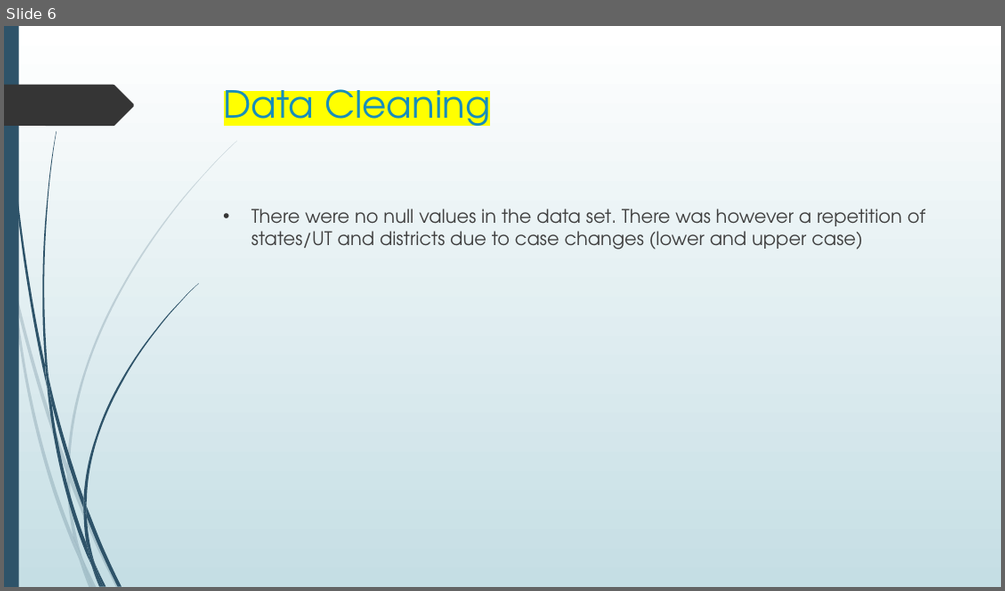
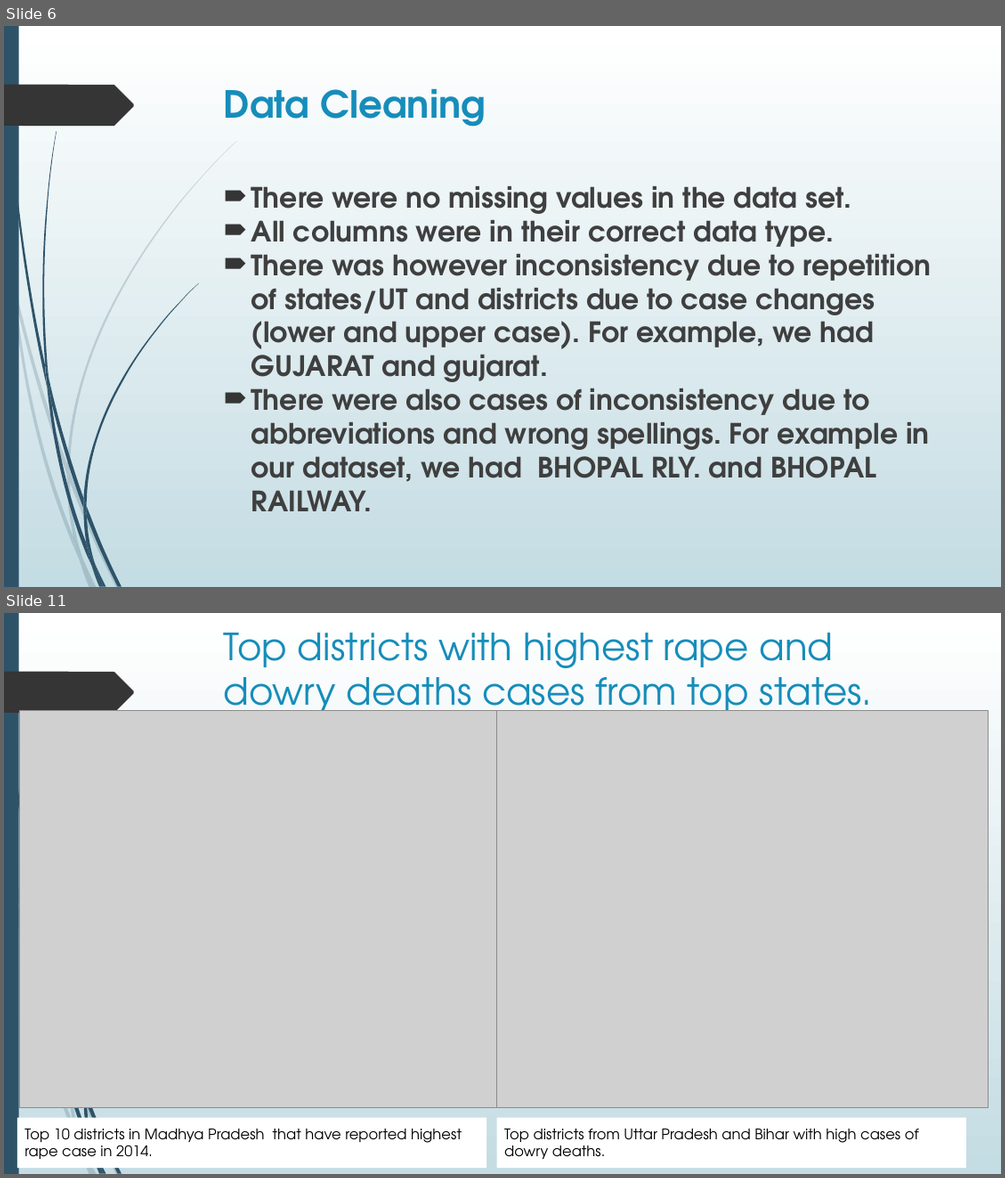
Before and after one commit to apacheteam/Crime-Against-Women-PP22-C623-APACHE-TEAM, a slide deck: PPT.pptx. Shown one above the other, each under a label of ours: slide 6 before the commit, slides 6 and 11 after it; the slides between them are not shown. The pictures are 1005x591 and 1005x1178 pixels, drawn with LibreOffice and Linux fonts; fonts in the diff are those of the drawing; grey boxes stand for pictures. Boxes give left, top, right and bottom in pixels: in the first picture for what was removed or moved away, otherwise in the second. Text is boxed around its words. In the diff, an @@ line names an element or a change of style, - is before the commit and + after.

```diff
--- a/PPT.pptx
+++ b/PPT.pptx
@@ slide 11 added at (4,613,1001,1174), background gradient #FFFFFF to #C4DCE3; not listed: 17 template elements that a slide beside it also shows @@
@@ title added at (223,633,873,722), 36 pt, text #168DBA @@
+Top districts with highest rape and dowry deaths cases from top states.
@@ picture added at (19,710,497,1108) @@
@@ picture added at (497,710,988,1108) @@
@@ rectangle added at (17,1118,487,1167), fill #FFFFFF, 14 pt, text #000000 @@
+Top 10 districts in Madhya Pradesh that have reported highest rape case in 2014.
@@ rectangle added at (497,1118,966,1167), fill #FFFFFF, 14 pt, text #000000 @@
+Top districts from Uttar Pradesh and Bihar with high cases of dowry deaths.
@@ slide 6 changed as well @@
@@ background gradient #FFFFFF to #C5DEE5 to gradient #FFFFFF to #C4DCE3 @@
@@ title "Data Cleaning" at (224,88,485,127): text colour #178DBB to #168DBA, highlight #FFFF00 to none, bold on @@
@@ text at (251,186,931,511): text changed; size 18 to 27 pt; text colour #404040 to #3F3F3F; bold on @@
-• There were no null values in the data set. There was however a repetition of states/UT and districts due to case changes (lower and upper case)
+🠶 There were no missing values in the data set.
+🠶 All columns were in their correct data type.
+🠶 There was however inconsistency due to repetition of states/UT and districts due to case changes (lower and upper case). For example, we had GUJARAT and gujarat.
+🠶 There were also cases of inconsistency due to abbreviations and wrong spellings. For example in our dataset, we had BHOPAL RLY. and BHOPAL RAILWAY.
```
Also in this commit, not shown: 4 other slides changed, 9 other slides added, 9 slides removed, 4 other files.
